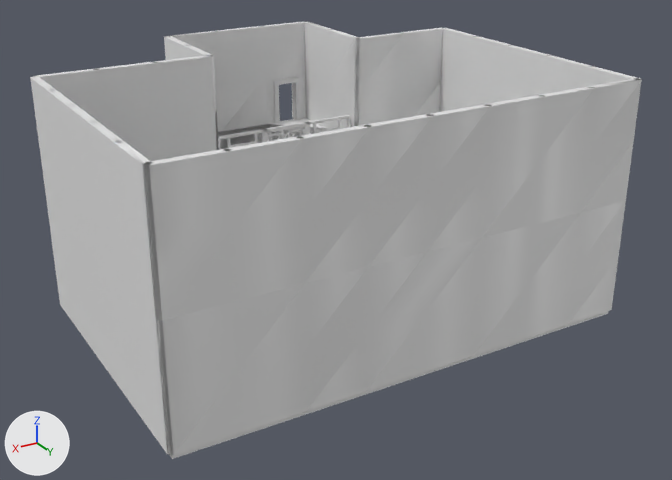
Renders of the FBX model Assets/Models/Remastered Models/Level 2/Level_2_3.fbx from each side of a commit.
Before and after are seen from a 50 mm camera at (13.8, 30.7, 10.8) aimed at (-1.5, 5.2, -1.9). The axes (+X, +Y, +Z) are drawn at lower left. The lights are the same throughout. Materials are left out; every surface is plain grey. Where no turn or scale is listed for an object, it has been applied to the vertices. Vertices at the same position are counted once.

The scene before the commit, as lines of its bpy script (objects in view):
```python
me_mesh = bpy.data.meshes.new('Mesh')
me_mesh.from_pydata(...)  # 3890 vertices, 8789 faces; spans x -9.1..7.1, y -3.2..11.1, z -4.2..4.0
me_mesh.materials.append(mat_stone_clone)
me_mesh.materials.append(mat_custom14_clone)
me_mesh.materials.append(mat_custom13_clone)
me_mesh.materials.append(mat_bricksdark_clone)
me_mesh.materials.append(mat_bricks_clone)
me_mesh.materials.append(mat_steel_clone)
me_mesh.materials.append(mat_dirt_clone)
me_mesh.materials.append(mat_snow_clone)
me_mesh.materials.append(mat_foliage_clone)
me_mesh.materials.append(mat_wood_clone)
me_mesh.materials.append(mat_snowroad_clone)
me_mesh.materials.append(mat_snowroaddark_clone)
me_mesh.materials.append(mat_red_clone)
me_mesh.materials.append(mat_stonedark_clone)
me_mesh.materials.append(mat_crystal_clone)
me_mesh.materials.append(mat_defaultmat_clone)
ob_mergedblocks = bpy.data.objects.new('mergedBlocks', me_mesh)
ob_mergedblocks.location = (0.0, 0.0, 0.0)
```
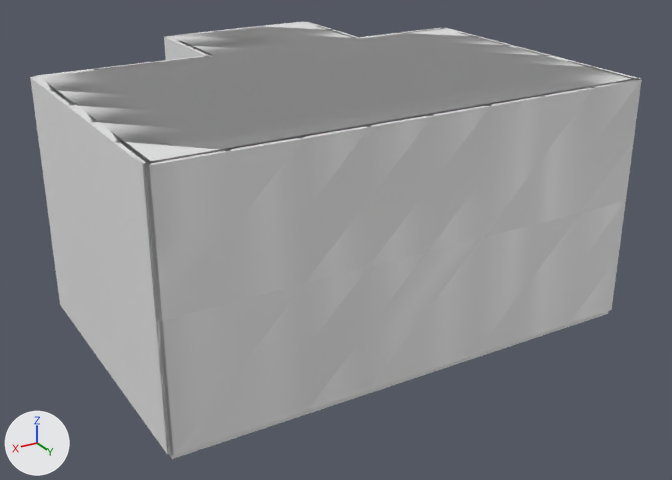
Scene script edits in JSON lines:
```json
{"block": "me_mesh", "where": "# used by ob_mergedblocks; location = (0.0, 0.0, 0.0)"}
{"op": "remove", "block": "me_mesh", "code": "me_mesh.from_pydata(...)  # 3890 vertices, 8789 faces; spans x -9.1..7.1, y -3.2..11.1, z -4.2..4.0"}
{"op": "add", "block": "me_mesh", "code": "me_mesh.from_pydata(...)  # 4036 vertices, 9345 faces; spans x -9.1..7.1, y -3.2..11.1, z -4.2..4.0"}
{"block": "me_mesh", "change": "me_mesh part 1: a new loose piece of 124 vertices spanning x -9.0..7.0, y -3.0..11.0, z 3.8..4.0"}
{"block": "me_mesh", "change": "me_mesh part 2: 25 vertices moved from x -4.4..0.4, y 0.7..0.8, z 0.3..0.9 to x -4.4..0.4, y 0.7..0.8, z 0.3..0.6; 215 vertices removed from x -5.0..1.0, y 0.7..1.1, z 0.0..4.0; 237 vertices added at x -7.1..3.0, y 0.7..1.1, z 0.0..4.0"}
```

Where the change shows, as pixel boxes [x1, y1, x2, y2] in the pictures (672 x 480 px; the box of a moved part takes in the faces that stretch with it):
```json
{"part": 1, "of": "me_mesh", "change": "added", "after": [40, 22, 635, 164]}
{"part": 2, "of": "me_mesh", "change": "moved or reshaped", "before": [154, 33, 404, 159], "after": [153, 33, 400, 63]}
```
